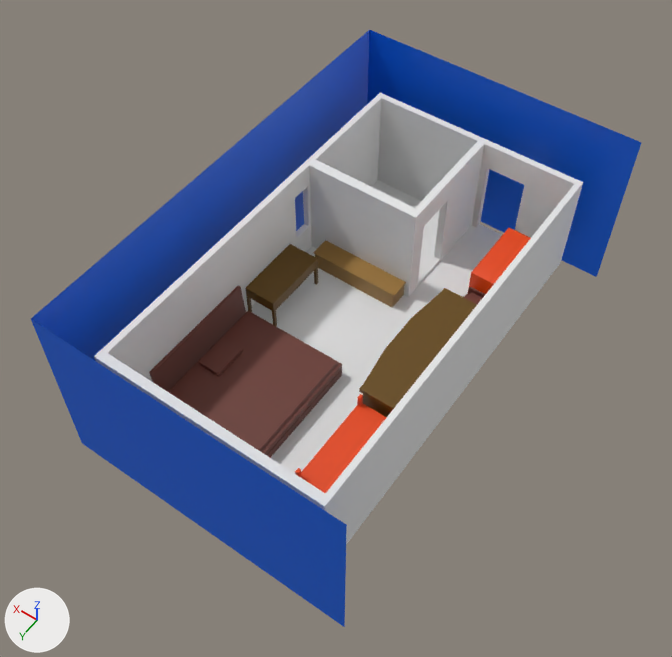
The glTF model assets/models/room.glb: old version first, new version second.
Camera for both pictures: a 50 mm lens placed at (-2.5, 4.27, 6.03), pointed at (0.08, 0.66, 0.36). The lights are fixed; the arrows at lower left show +X, +Y and +Z. The first picture is the older version. Where no turn or scale is listed for an object, it has been applied to the vertices. Vertices at exactly the same position are counted once.

Objects in the first picture: 'Bed', 'Bed_pillow_01', 'Desk', 'Desk_drawer_01', 'Desk_drawer_02', 'Large_wardrobe', 'Long_cabinet', 'Long_cabinet_door_01', 'Multi-tier_cabinet', 'Wardrobe', 'room_shell' and 1 more.
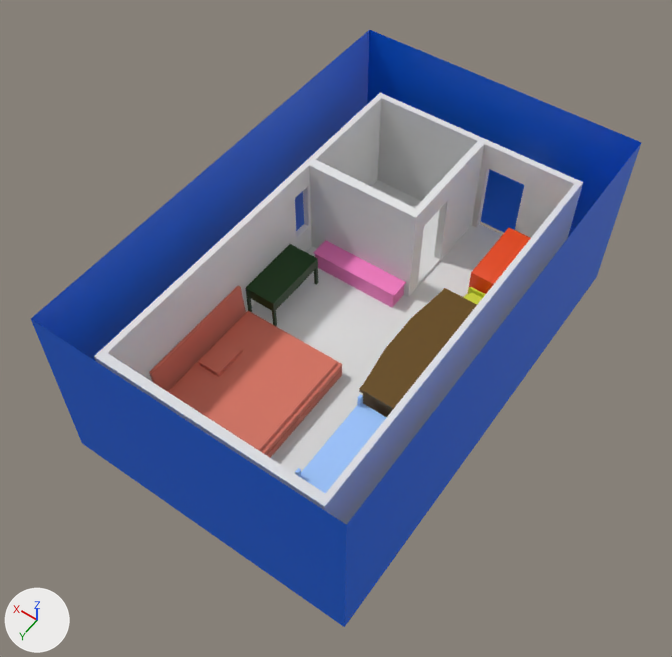
What differs and where, as boxes (x1, y1, x2, y2) in the pictures (672 x 657 px):
'Bed_pillow_01', recoloured (dark red to red)
    both: (168, 311, 342, 455)
'Bed', recoloured
    both: (149, 285, 342, 458)
'Desk', recoloured (brown to dark green)
    both: (246, 244, 318, 326)
'Long_cabinet_door_01', recoloured (brown to pink)
    both: (313, 240, 406, 296)
'Long_cabinet', recoloured (brown to pink)
    both: (315, 254, 404, 307)
'Desk_drawer_01', recoloured
    both: (275, 284, 296, 309)
'Desk_drawer_02', recoloured
    both: (296, 263, 316, 288)
part 1 of me_平面_004, recoloured (lighter)
    both: (295, 394, 387, 493)
part 2 of me_平面, added (blue)
    after: (345, 144, 641, 626)

The change in detail:
Material 'Desk' (mat_desk) is new.
Its base color is (0.00268, 0.0424, 0.0) (dark green #093a00).
Material 'M' (mat_m) is new.
Its base color is (0.339, 0.573, 1.0) (blue #9dc7ff).
Material 'Long' (mat_long) is new.
Its base color is (1.0, 0.222, 0.589) (pink #ff82ca).
Material 'Bed' (mat_bed) is new.
Its base color is (0.712, 0.173, 0.115) (red #db735f).
me_平面_005 has 228 vertices, 452 faces and spans x -0.633..0.381, y -0.52..0.52, z -0.04..0.363.
me_平面_005 no longer uses material mat_brown (dark red #6c392f).
me_平面_005 gains material mat_bed (red #db735f).
me_平面_008 has 260 vertices, 530 faces and spans x -0.936..0.001, y -0.52..0.52, z 0.0..0.122.
me_平面_008 no longer uses material mat_brown (dark red #6c392f).
me_平面_008 gains material mat_bed (red #db735f).
me_平面_006 has 202 vertices, 392 faces and spans x -0.109..0.177, y -0.298..0.298, z -0.224..0.085.
me_平面_006 no longer uses material mat_coffee (brown #654701).
me_平面_006 gains material mat_desk (dark green #093a00).
me_平面_010 has 178 vertices, 352 faces and spans x -0.084..0.192, y -0.136..0.136, z -0.037..0.035.
me_平面_010 no longer uses material mat_coffee (brown #654701).
me_平面_010 gains material mat_desk (dark green #093a00).
me_平面_012 has 180 vertices, 356 faces and spans x -0.072..0.202, y -0.136..0.136, z -0.036..0.035.
me_平面_012 no longer uses material mat_coffee (brown #654701).
me_平面_012 gains material mat_desk (dark green #093a00).
me_平面_007 has 28 vertices, 52 faces and spans x -0.399..0.399, y -0.087..0.087, z -0.086..0.077.
me_平面_007 no longer uses material mat_oak (brown #9b7437).
me_平面_007 gains material mat_long (pink #ff82ca).
me_平面_009 has 8 vertices, 12 faces and spans x -0.412..0.412, y 0.0..0.18, z 0.0..0.007.
me_平面_009 no longer uses material mat_oak (brown #9b7437).
me_平面_009 gains material mat_long (pink #ff82ca).
me_平面_004 has 808 vertices, 1848 faces and spans x -0.152..0.152, y -0.383..0.365, z -0.338..0.34.
me_平面_004 is used by ob_multi_tier_cabinet; location (-0.69, 1.614, 0.338).
me_平面_004 part 1: 1807 faces spanning x -0.152..0.152, y -0.383..0.365, z -0.338..0.34 switch from mat_orange (orange #e74500) to mat_m (blue #9dc7ff).
me_平面 is used by ob_room_shell; location (0.0, 0.0, 0.0).
Verts and faces of me_平面; kept vertices keep their numbers, new ones are numbered from 299.
Before the commit, vertices of me_平面: 291 (-1.2, 2.35, -0.26) at pixel (344, 627), 293 (-1.2, 2.35, 1.3) at pixel (346, 524), 297 (-1.2, -1.57, -0.26) at pixel (596, 277), 298 (-1.2, -1.57, 1.3) at pixel (641, 142).
me_平面 had 299 vertices, 578 faces and spanned x -1.2..1.31, y -1.57..2.35, z -0.26..1.3.
me_平面 now has 299 vertices, 580 faces and spans x -1.2..1.31, y -1.57..2.35, z -0.26..1.3.
Part 2, on me_平面:
New faces: (291, 297, 293), (293, 297, 298) (mat_blue (blue #0063e7)).
